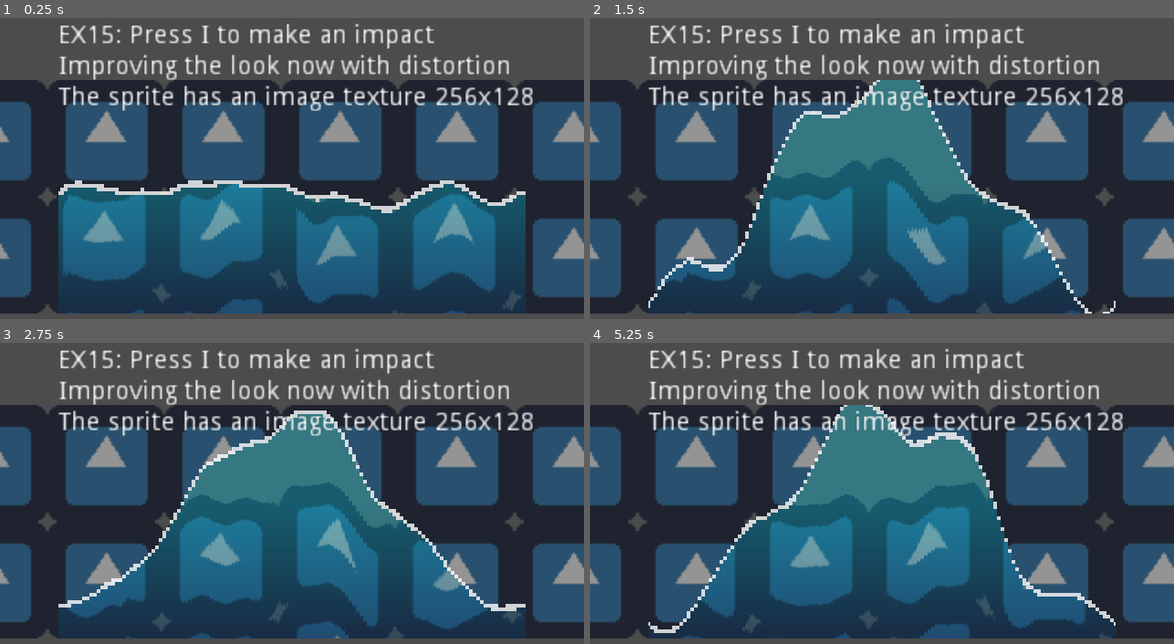
Above: before the commit, frames 1-4 (two rows, left to right).
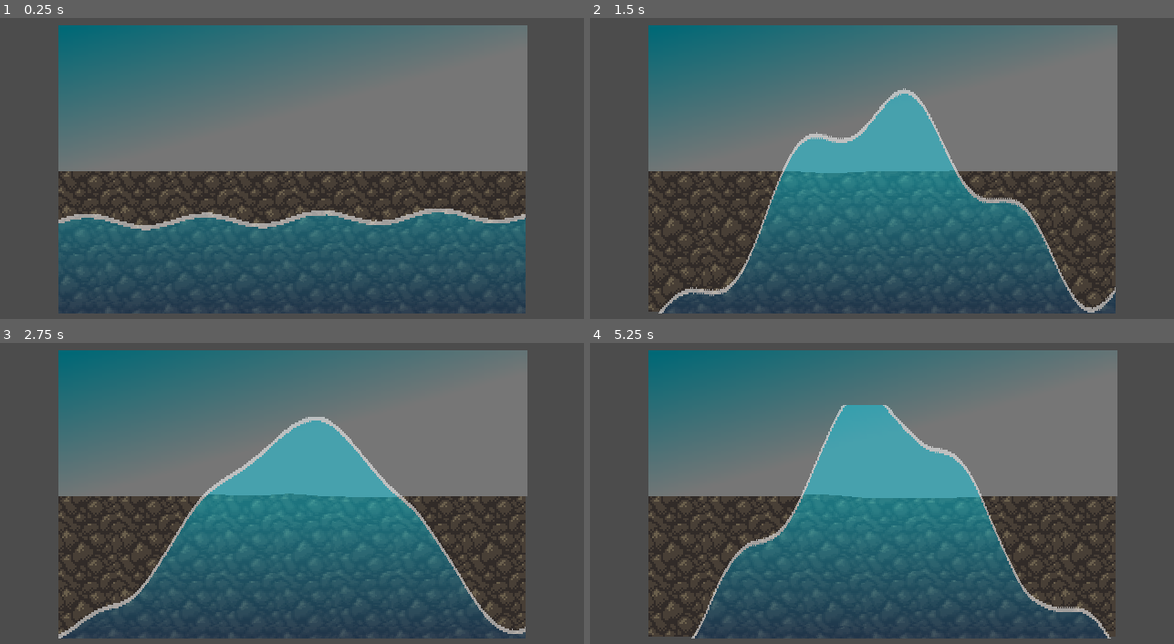
Above: after the commit, the same moments.

Repository: juanpaexpedite/GODOT2DSHADERS
Game: Godot game, scene res://scenes/shader_16_scene.tscn
The game is run twice, just before and just after one commit, with the same random seed, the same clock (stepped at 60 frames per second) and the same inputs. The engine's default icon, where the game draws it, is replaced by a stand-in: a white triangle on a blue panel in a dark square.
Inputs:
- Up to frame 1 (0.25 s): no input
- Up to frame 2 (1.5 s): tap I (impact) at 0.5, 1.35 s; hold I (impact) 0.53-1.28 s
- Up to frame 3 (2.75 s): tap I (impact) at 2 s; hold I (impact) from 2.03 s (still down)
- Up to frame 4 (5.25 s): release I (impact) at 2.78 s; tap I (impact) at 2.85, 3.5, 4.35 s; hold I (impact) 3.53-4.28 s; hold I (impact) from 5.03 s (still down)

The runs differ from the first frame. In frame 1, 78% of the frame differs, in the area x 0-100%, y 1-99%; in frame 2, 78%; in frame 3, 77%; in frame 4, 78%.

Commit message:
Rotate then draw pixelart added.

Diff:
--- /dev/null
+++ b/PIXELROTATION/rotate_pixelart.shader
@@ -0,0 +1,37 @@
+shader_type canvas_item;
+render_mode unshaded, blend_disabled;
+
+uniform float angle_degrees = 0.0;
+uniform float pivot_x = 1.0;
+uniform float pivot_y = 0.5;
+uniform float pixelSize = 1.1;
+const float PI = 3.14159265358979323846;
+const float degtorad = PI/180.0;
+
+vec2 rotateUV(vec2 uv, vec2 pivot, float rotation) {
+    float cosa = cos(rotation);
+    float sina = sin(rotation);
+    uv -= pivot;
+    return vec2(
+        cosa * uv.x - sina * uv.y,
+        cosa * uv.y + sina * uv.x
+    ) + pivot;
+}
+
+void fragment() {
+
+	vec2 nearestPixelUV = (TEXTURE_PIXEL_SIZE*pixelSize) * round(UV / (TEXTURE_PIXEL_SIZE*pixelSize));
+    COLOR = texture(TEXTURE, nearestPixelUV);
+
+	vec2 rotated_pos = rotateUV(nearestPixelUV,vec2(pivot_x*TEXTURE_PIXEL_SIZE.x,pivot_y*TEXTURE_PIXEL_SIZE.y), angle_degrees*degtorad);
+
+
+	if (rotated_pos.x < 0.0 || rotated_pos.x > 1.0 || rotated_pos.y > 1.0 || rotated_pos.y < 0.0)
+	{
+		COLOR = vec4(0,0,0,0);
+	}
+	else
+	{
+	    COLOR = texture(TEXTURE, rotated_pos );
+	}
+}
--- /dev/null
+++ b/assets/RockTile_info.tres
@@ -0,0 +1,3 @@
+[gd_resource type="TextFile" format=2]
+
+[resource]
--- a/scenes/shader_16_scene.tscn
+++ b/scenes/shader_16_scene.tscn
@@ -1,14 +1,34 @@
-[gd_scene load_steps=10 format=2]
+[gd_scene load_steps=14 format=2]
 
 [ext_resource path="res://shaders/shader_16.shader" type="Shader" id=1]
 [ext_resource path="res://scenes/shader_9_scene.gd" type="Script" id=2]
-[ext_resource path="res://icon.png" type="Texture" id=3]
+[ext_resource path="res://assets/RockTile.png" type="Texture" id=3]
+
+[sub_resource type="Gradient" id=9]
+colors = PoolColorArray( 0, 0.882813, 1, 1, 1, 1, 1, 1 )
+
+[sub_resource type="GradientTexture2D" id=10]
+gradient = SubResource( 9 )
+width = 32
+height = 32
+fill_to = Vector2( 0.529167, 0.5875 )
+
+[sub_resource type="OpenSimplexNoise" id=7]
+seed = 7
+
+[sub_resource type="NoiseTexture" id=8]
+width = 256
+height = 128
+seamless = true
+bump_strength = 6.4
+noise = SubResource( 7 )
 
 [sub_resource type="OpenSimplexNoise" id=3]
 
 [sub_resource type="NoiseTexture" id=4]
 width = 256
-height = 256
+height = 128
+seamless = true
 noise = SubResource( 3 )
 
 [sub_resource type="Gradient" id=5]
@@ -23,15 +43,17 @@
 
 [sub_resource type="ShaderMaterial" id=2]
 shader = ExtResource( 1 )
-shader_param/pixelation_x = 128.0
-shader_param/pixelation_y = 64.0
-shader_param/line_color = Color( 1, 1, 1, 0.8 )
+shader_param/line_color = Color( 1, 1, 1, 0.541176 )
 shader_param/water_color = Color( 0, 0.670588, 1, 0.8 )
 shader_param/impact = 0.0
 shader_param/water_gradient = SubResource( 6 )
 shader_param/noise = SubResource( 4 )
+shader_param/distort = SubResource( 8 )
 
 [sub_resource type="ImageTexture" id=1]
+flags = 2
+lossy_quality = 1.0
+flags = 2
 size = Vector2( 256, 128 )
 
 [node name="Node2D" type="Node2D"]
@@ -40,22 +62,37 @@
 
 [node name="TextureRect" type="TextureRect" parent="."]
 modulate = Color( 0.584314, 0.584314, 0.584314, 1 )
-margin_left = -70.0
-margin_right = 328.0
-margin_bottom = 128.0
+margin_top = 35.0
+margin_right = 256.0
+margin_bottom = 127.0
 texture = ExtResource( 3 )
 expand = true
 stretch_mode = 2
+
+[node name="rectangle" type="Sprite" parent="."]
+modulate = Color( 0.466667, 0.466667, 0.466667, 1 )
+position = Vector2( 128.5, 10 )
+scale = Vector2( 8.03125, 2.5 )
+texture = SubResource( 10 )
 
 [node name="Sprite_256x128" type="Sprite" parent="."]
 material = SubResource( 2 )
 texture = SubResource( 1 )
 centered = false
+__meta__ = {
+"_edit_lock_": true
+}
 
 [node name="Label" type="Label" parent="."]
+visible = false
 margin_top = -31.0
 margin_right = 254.0
 margin_bottom = -7.0
-text = "EX15: Press I to make an impact
+text = "EX16: Press I to make an impact
 Improving the look now with distortion
+it grabs what is on the screen, so no
+required texture.
 The sprite has an image texture 256x128"
+__meta__ = {
+"_edit_lock_": true
+}
--- a/shaders/shader_16.shader
+++ b/shaders/shader_16.shader
@@ -3,16 +3,19 @@
 shader_type canvas_item;
 const float PI = 3.14159265358979323846;
 
-uniform float pixelation_x = 128;
-uniform float pixelation_y = 64;
+const float pixelation_x = 256.0;
+const float pixelation_y = 128.0;
 uniform vec4 line_color : hint_color = vec4(1,1,1,0.8);
 uniform vec4 water_color : hint_color = vec4(0,0,1,0.8);
 uniform sampler2D water_gradient;
 uniform sampler2D noise;
+uniform sampler2D distort;
 uniform float impact = 0.0;
 const float amplitude = 0.1;
 const float peaks = 4.0;
 const float velocity = -3.0;
+
+
 
 void fragment()
 {
@@ -20,14 +23,13 @@
 	float uvpx = round(UV.x * pixelation_x) / pixelation_x;
 	float uvpy = round(UV.y * pixelation_y) / pixelation_y;
 
-	//float y = -1. * delta_ampl *sin (peaks*UV.x*2.*PI) + 0.5;
-
+	//IMPACT
 	float delta_impact_ampl = impact * sin(5.*TIME);
-	float y = -1. * delta_impact_ampl *sin (uvpx*2.*PI-PI/2.);
+	float y = -1. * delta_impact_ampl *sin (UV.x*2.*PI-PI/2.);
 
 	//NOISE:
-	float uvpx_noise = round((uvpx + sin(-0.05*TIME)) * pixelation_x) / pixelation_x;
-	vec2 uv_noise = vec2(uvpx_noise, 0);
+	float uvx_noise = uvpx * sin(-0.3*TIME);
+	vec2 uv_noise = vec2(uvx_noise, 0);
 	float val_noise = 0.5 * texture(noise,uv_noise).r;
 	y += val_noise;
 
@@ -41,14 +43,54 @@
 	}
 	else if(dif > 0.01)
 	{
-		vec2 screen_pos = SCREEN_UV + vec2(0.01*texture(noise,uv_noise).r, 0.5*texture(noise,uv_noise).r);
-		vec4 c = textureLod(SCREEN_TEXTURE, screen_pos, 0.0);
+		//TESTING
+		vec2 text_size = TEXTURE_PIXEL_SIZE;
+		vec2 fragmentCenterPixelCoordinates = UV / TEXTURE_PIXEL_SIZE;
+		vec2 res = (1.0/SCREEN_PIXEL_SIZE);
+		vec2 st = FRAGCOORD.xy/res;
+
+		//TO AVOID THE MAGIC NUMBERS I HAVE TO FIND OUT THE SIZE OF THE SHADER...
+
+		//								MAGIC NUMBER
+		vec2 screen_pos = SCREEN_UV + vec2(0.0,-0.03);
+		vec2 offset = vec2(0.1*TIME,0.1*TIME);
+		vec4 noiseColor = texture(noise,screen_pos+offset);
+		vec4 distortColor = texture(distort,screen_pos+offset);
+		float offset_x = 0.1*noiseColor.r;
+		float offset_y = 0.1*distortColor.r;
+
+		float nx = screen_pos.x + 0.5*sin(offset_x);
+
+		float ny = screen_pos.y + 0.5*sin(offset_y);
+
+		//MAGIC NUMBER
+		if(UV.x > 0.8)
+		{
+			nx -= 0.1;
+		}
+
+		//MAGIC NUMBER
+		if(UV.y > 0.95)
+		{
+			ny += 0.1;
+		}
+
+		float npx = round(nx * 320.) / 320.;
+		float npy = round(ny * 256.) / 256.;
+
+
+
+		//vec4 screen_color = textureLod(SCREEN_TEXTURE,SCREEN_UV,0.0);
+		vec4 screen_color = textureLod(SCREEN_TEXTURE,vec2(npx,npy),0.0).rgba;
+
+		//vec2 screen_size = SCREEN_PIXEL_SIZE;
+		//vec2 pixel_pos = FRAGCOORD.xy;
+
 
 		vec2 grad_pos = vec2(uvpx,uvpy);
-		vec4 t = texture(water_gradient,grad_pos);
+		vec4 gradient_color = texture(water_gradient,grad_pos);
 
-		COLOR = mix(c,t,0.3);
-
+		COLOR = mix(screen_color,gradient_color,0.4);
 	}
 	else
 	{
Binary file added: PIXELROTATION/centered_chain.png
Binary file added: PIXELROTATION/centered_woodbridge.png
Binary file added: assets/RockTile.png
Not shown, added: assets/RockTile.png.import
Not shown, added: assets/rocktile_info.txt
Not shown, added: PIXELROTATION/readme_rotate_pixelart.md
